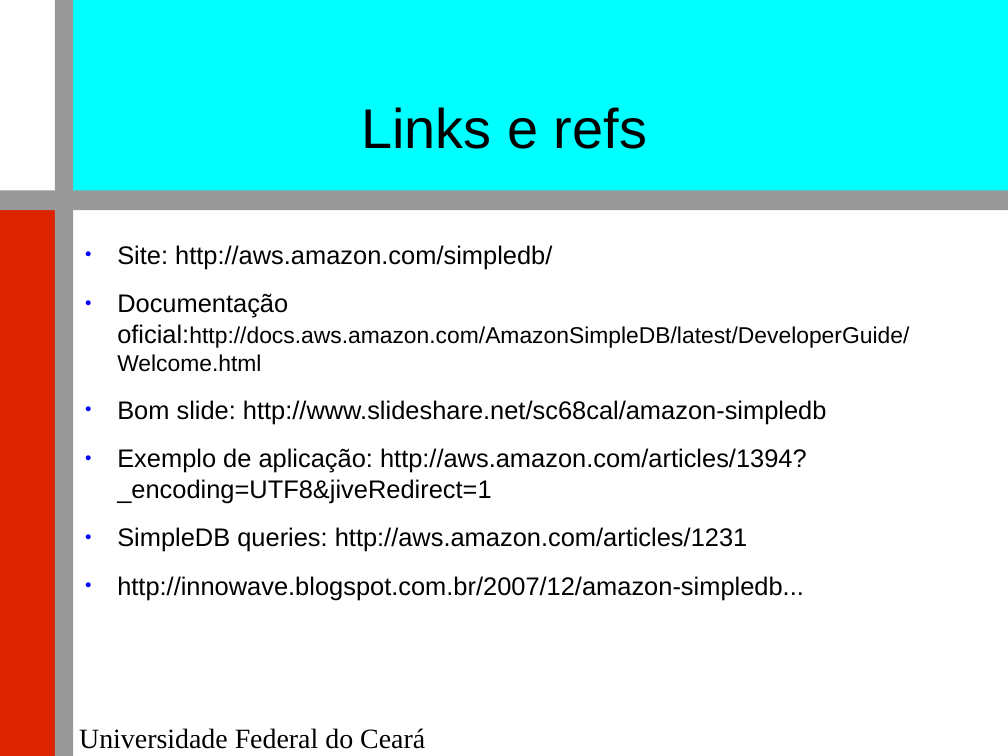
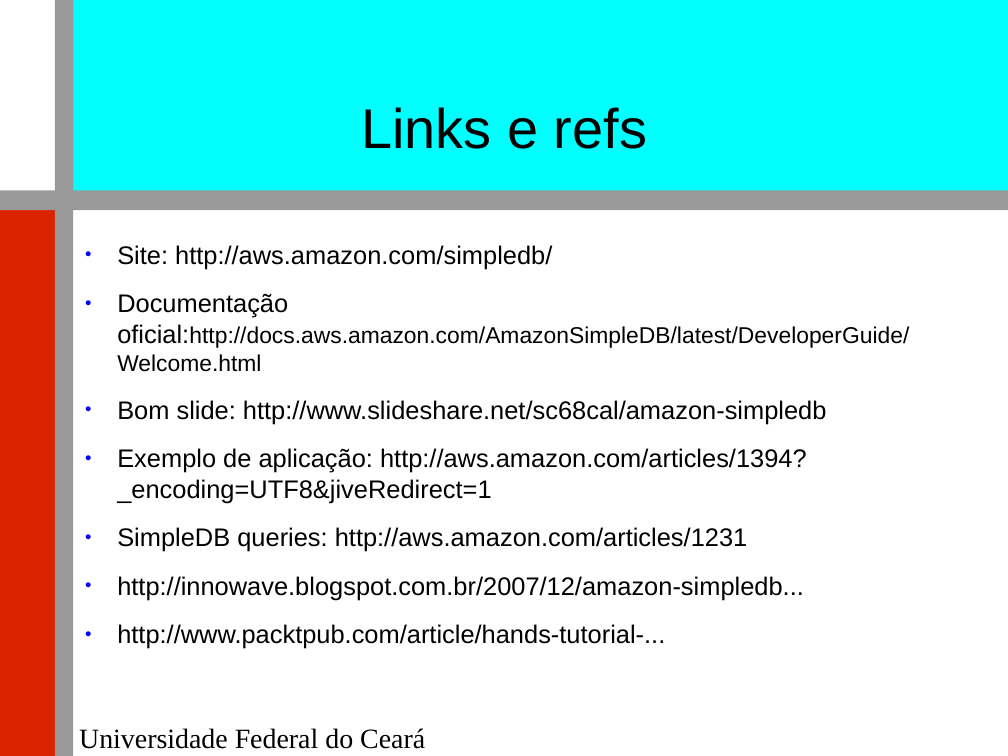
Before and after one commit to renatocjn/NoSQL_TF, a slide deck: slide 29 of Apresentação.odp. Drawn at 1008x756 pixels with LibreOffice and Linux fonts; fonts in the diff are those of the drawing; background and template pictures are left out. Boxes give left, top, right and bottom in pixels: in the first picture for what was removed or moved away, otherwise in the second. Text is boxed around its words. In the diff, an @@ line names an element or a change of style, - is before the commit and + after.

```diff
--- a/Apresentação.odp
+++ b/Apresentação.odp
@@ text at bbox=[117, 624, 665, 649]: paragraph added @@
+● http://www.packtpub.com/article/hands-tutorial-...
```
Also in this commit, not shown: 1 other slide changed, 1 slide added, 1 slide removed, 1 other file.
